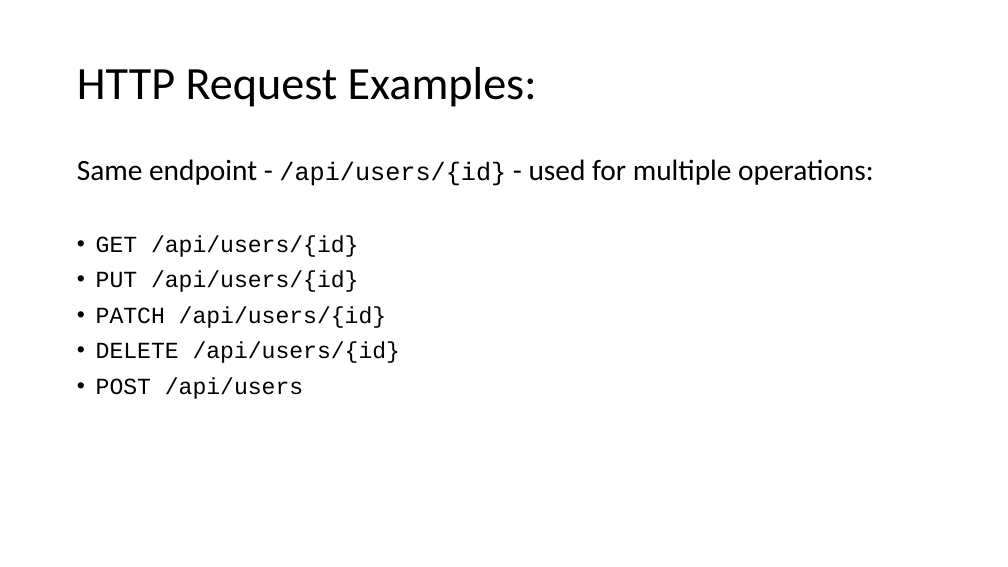
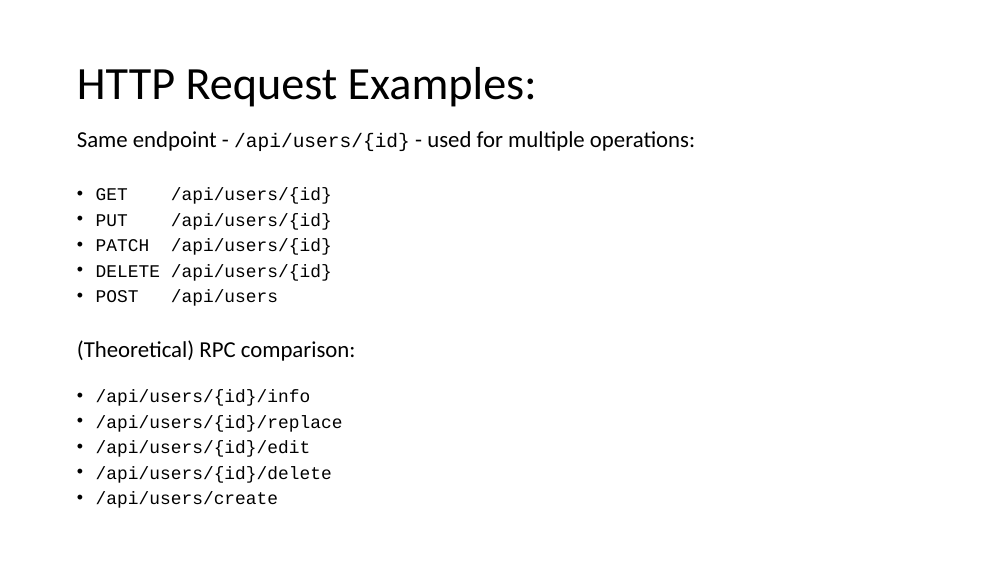
Before and after one commit to jasonroman/sloan-2018, a slide deck: slide 9 of presentation/rest-api-json-graphing.pptx (slide 7 before the commit). Drawn at 1008x567 pixels with LibreOffice and Linux fonts; fonts in the diff are those of the drawing. Boxes give left, top, right and bottom in pixels: in the first picture for what was removed or moved away, otherwise in the second. Text is boxed around its words. In the diff, an @@ line names an element or a change of style, - is before the commit and + after.

```diff
--- a/presentation/rest-api-json-graphing.pptx
+++ b/presentation/rest-api-json-graphing.pptx
@@ text "Same endpoint - /api/users/{id} - ...": place and size @@
-text "Same endpoint - /api/users/{id} - ..." at bbox=[77, 159, 874, 399]
+text "Same endpoint - /api/users/{id} - ..." at bbox=[77, 131, 695, 508]
@@ text at bbox=[77, 131, 695, 306]: size 28 to 21.7 pt in "Same endpoint - - used for multiple ..."; size 24 to 18.6 pt in "/api/users/{id}"; size 22 to 17.1 pt in "GET /api/users/{id}", "PUT /api/users/{id}", "PATCH /api/users/{id}", "DELETE /api/users/{id}" and 1 more places; line spacing 0.9 to 0.7 @@
@@ text at bbox=[77, 340, 356, 508]: paragraphs added @@
+(Theoretical) RPC comparison:
+• /api/users/{id}/info
+• /api/users/{id}/replace
+• /api/users/{id}/edit
+• /api/users/{id}/delete
+• /api/users/create
```
Also in this commit, not shown: 5 other slides changed, 2 slides added, 5 other files.
